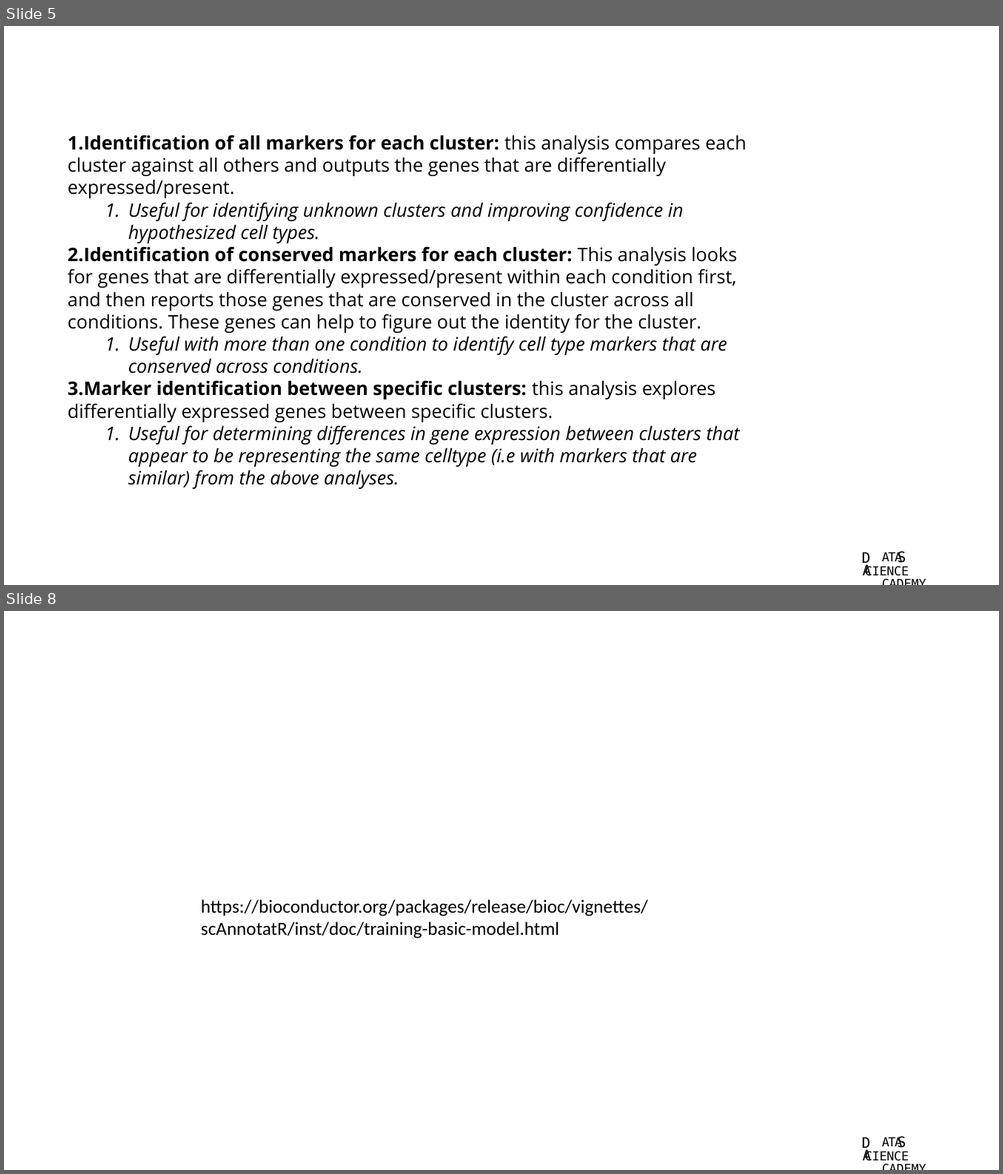
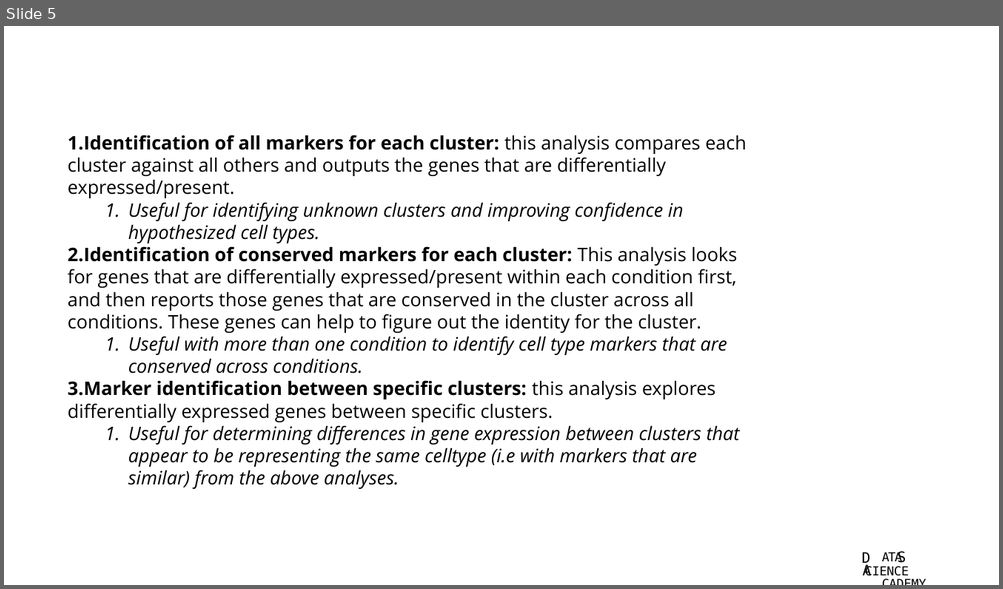
Before and after one commit to bacorli2/scrna_workshop, a slide deck: M4_Seurat_CellType/M4_Seurat_CellType.pptx. Shown one above the other, each under a label of ours: slides 5 and 8 before the commit, slide 5 after it; the slides between them are not shown. The pictures are 1003x1174 and 1003x589 pixels, drawn with LibreOffice and Linux fonts; fonts in the diff are those of the drawing; background and template pictures are left out. Boxes give left, top, right and bottom in pixels: in the first picture for what was removed or moved away, otherwise in the second. Text is boxed around its words. In the diff, an @@ line names an element or a change of style, - is before the commit and + after.

```diff
--- a/M4_Seurat_CellType/M4_Seurat_CellType.pptx
+++ b/M4_Seurat_CellType/M4_Seurat_CellType.pptx
@@ slide 8 removed at [4, 611, 999, 1170], background #FFFFFF; not listed: 4 template elements that a slide beside it also shows @@
@@ text removed at [201, 900, 648, 939] @@
-https://bioconductor.org/packages/release/bioc/vignettes/scAnnotatR/inst/doc/training-basic-model.html
```
Also in this commit, not shown: 2 slides changed, 2 slides added, 2 other files.
